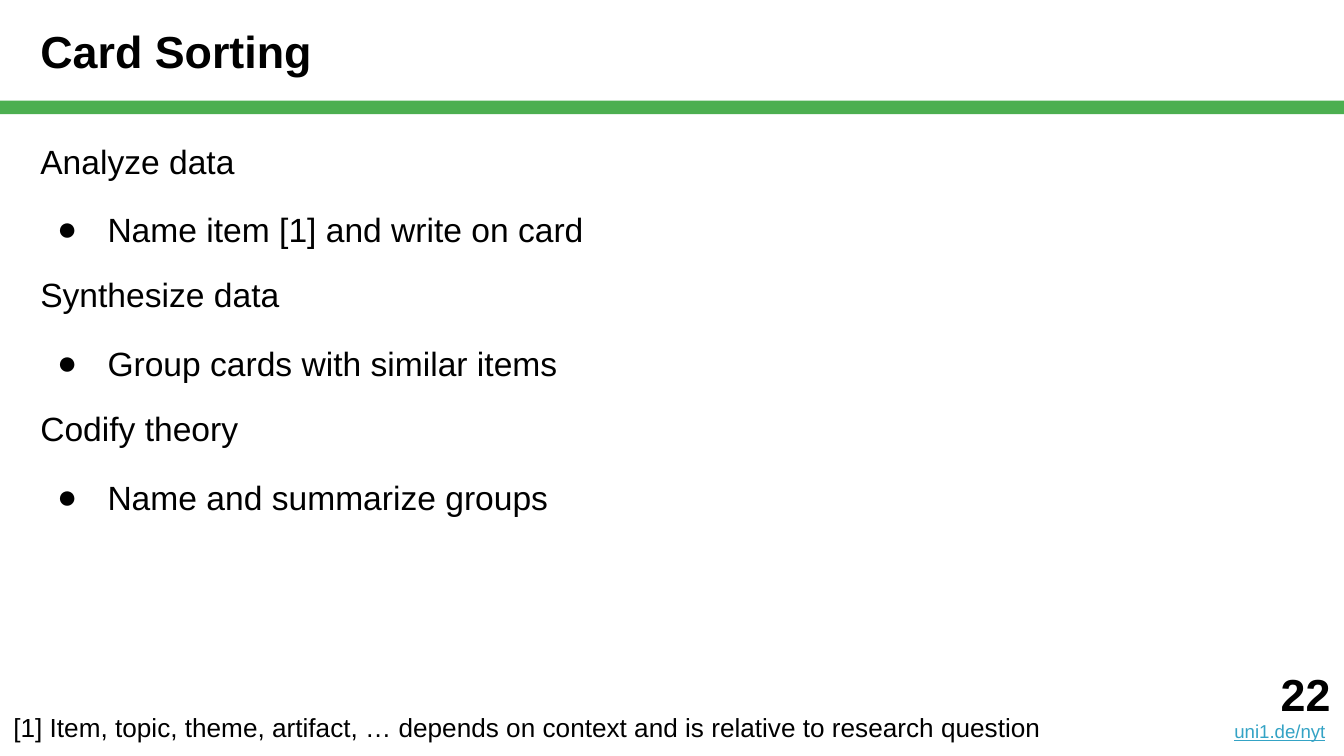
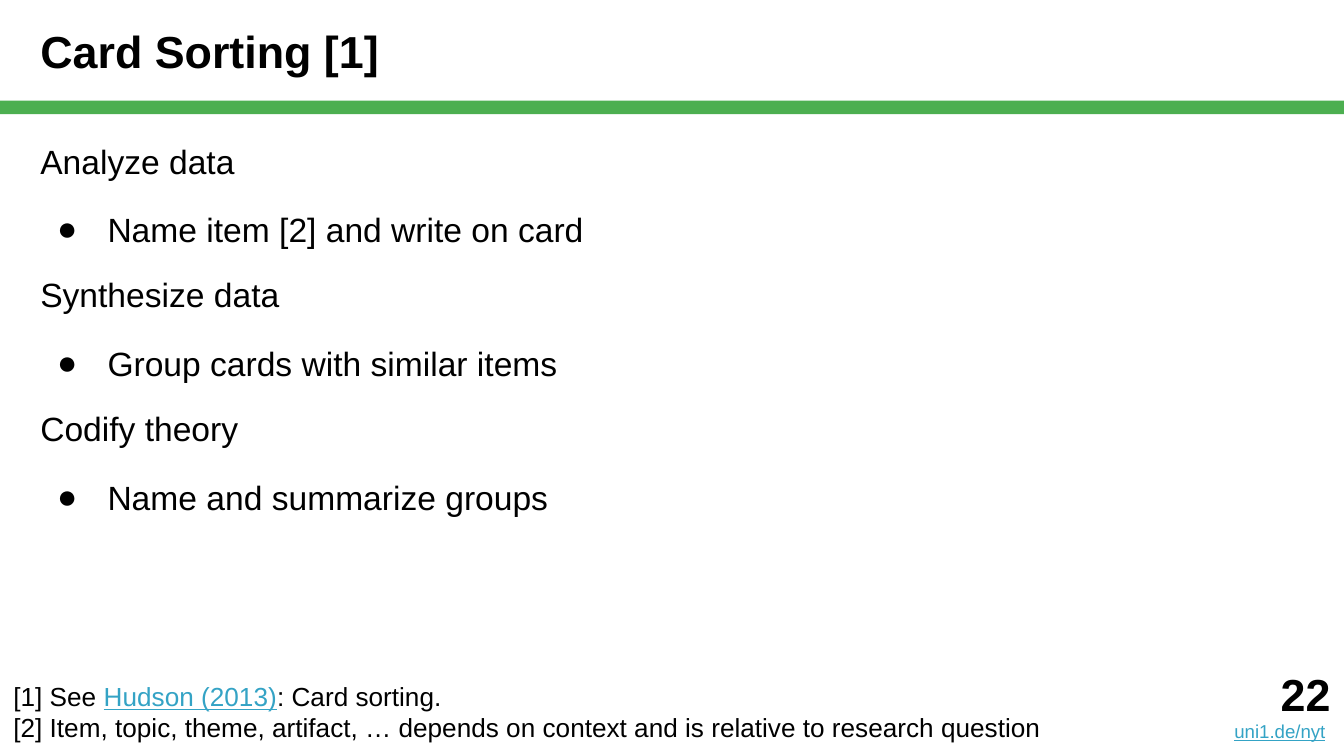
Before and after one commit to dirkriehle/nyt-course, a slide deck: slide 22 of Lecture slides/NYT B03 - Qualitative Data Analysis.pptx. Drawn at 1344x756 pixels with LibreOffice and Linux fonts; fonts in the diff are those of the drawing. Boxes give left, top, right and bottom in pixels: in the first picture for what was removed or moved away, otherwise in the second. Text is boxed around its words. In the diff, an @@ line names an element or a change of style, - is before the commit and + after.

```diff
--- a/Lecture slides/NYT B03 - Qualitative Data Analysis.pptx
+++ b/Lecture slides/NYT B03 - Qualitative Data Analysis.pptx
@@ title at [40, 35, 379, 77]: text changed @@
-Card Sorting
+Card Sorting [1]
@@ text at [108, 217, 583, 248]: text changed @@
-● Name item [1] and write on card
+● Name item [2] and write on card
@@ text at [13, 687, 1040, 743]: text changed @@
-[1] Item, topic, theme, artifact, … depends on context and is relative to research question
+[1] See Hudson (2013): Card sorting.
+[2] Item, topic, theme, artifact, … depends on context and is relative to research question
```
Also in this commit, not shown: 10 other slides changed, 1 other file.
